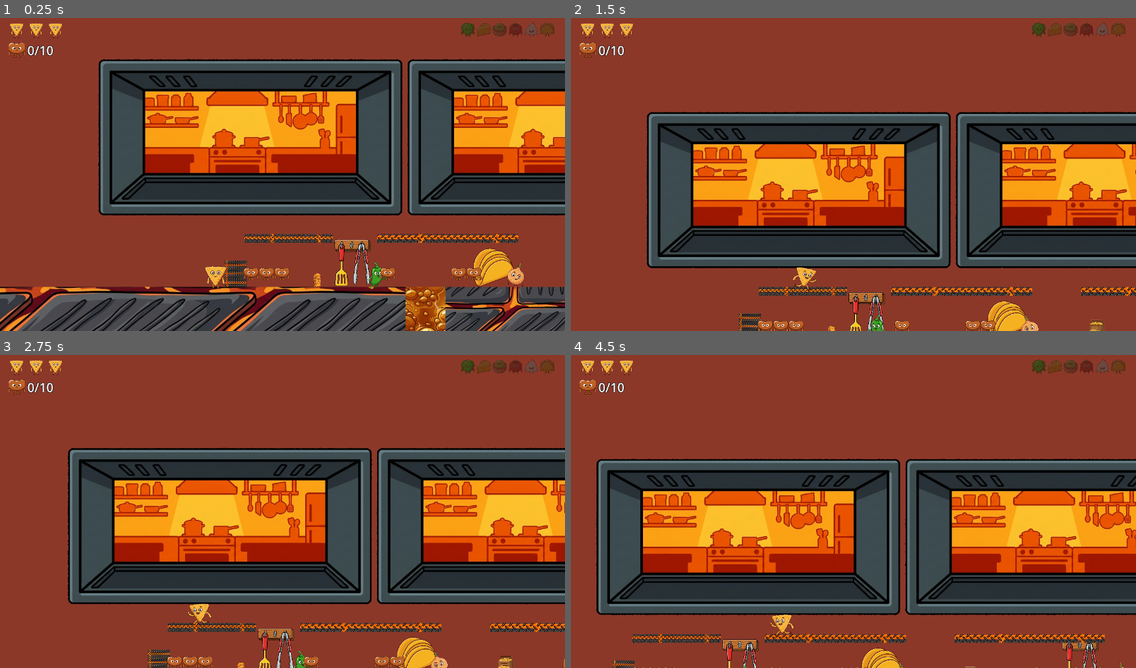
Above: before the commit, frames 1-4 (two rows, left to right).
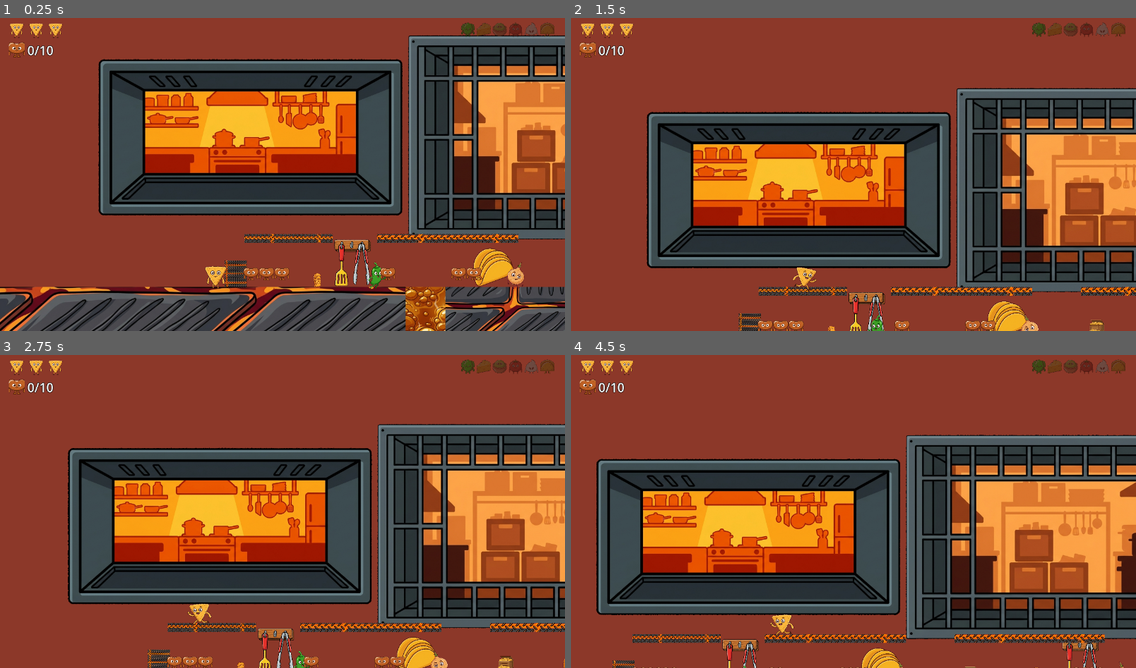
Above: after the commit, the same moments.

Repository: polkfarody/cornchipday
Game: Godot game, scene res://scenes/Level6.tscn
Same seed, same stepped clock (60 frames per second), same inputs: the game is played once before the commit and once after it. This scene is started directly instead of the project's main scene.
Inputs:
- Up to frame 1 (0.25 s): no input
- Up to frame 2 (1.5 s): tap Enter (ui_accept) at 0.5, 0.77 s; hold Right (ui_right) from 0.53 s (still down)
- Up to frame 3 (2.75 s): tap Enter (ui_accept) at 1.52 s; release Right (ui_right) at 2.03 s; hold Left (ui_left) from 2.03 s (still down)
- Up to frame 4 (4.5 s): release Left (ui_left) at 2.78 s; hold Right (ui_right) 2.78-4.28 s; tap Enter (ui_accept) at 3.02, 3.77 s; hold Left (ui_left) from 4.28 s (still down)

The runs differ from the first frame. In frame 1, 15% of the frame differs, in the area x 72-100%, y 5-71%; in frame 2, 18%; in frame 3, 19%; in frame 4, 24%, in the area x 59-100%, y 25-91%.

Commit message:
Vary L6's 4 tiled window views instead of repeating the same kitchen scene (FB Phase 5 task 22)

Diff:
--- a/scenes/Level6.tscn
+++ b/scenes/Level6.tscn
@@ -19,6 +19,8 @@
 [ext_resource type="Texture2D" path="res://Assets/generated/environment/level6/l6_utensil_rack.png" id="16_utensil_rack"]
 [ext_resource type="Texture2D" path="res://Assets/generated/environment/level6/l6_shell_stack.png" id="17_shell_stack"]
 [ext_resource type="Texture2D" path="res://Assets/generated/environment/level6/l6_window_view.png" id="18_window_view"]
+[ext_resource type="Texture2D" path="res://Assets/generated/environment/level6/l6_window_view_b.png" id="18b_window_view"]
+[ext_resource type="Texture2D" path="res://Assets/generated/environment/level6/l6_window_view_c.png" id="18c_window_view"]
 [ext_resource type="Texture2D" path="res://Assets/generated/environment/level6/l6_maze_tier.png" id="19_maze_tier"]
 [ext_resource type="ShaderMaterial" path="res://Assets/materials/hazard_flow.tres" id="20_hazard_mat"]
 
@@ -85,8 +87,8 @@
 
 [node name="Window2" type="Sprite2D" parent="WindowParallax/WindowLayer"]
 position = Vector2(1100, 20)
-scale = Vector2(0.579, 0.579)
-texture = ExtResource("18_window_view")
+scale = Vector2(0.7261, 0.7261)
+texture = ExtResource("18b_window_view")
 
 [node name="Window3" type="Sprite2D" parent="WindowParallax/WindowLayer"]
 position = Vector2(1800, 20)
@@ -95,8 +97,8 @@
 
 [node name="Window4" type="Sprite2D" parent="WindowParallax/WindowLayer"]
 position = Vector2(2500, 20)
-scale = Vector2(0.579, 0.579)
-texture = ExtResource("18_window_view")
+scale = Vector2(0.5700, 0.5700)
+texture = ExtResource("18c_window_view")
 
 [node name="UtensilRack1" type="Sprite2D" parent="."]
 position = Vector2(380, 305)
Binary file added: Assets/generated/environment/level6/l6_window_view_b.png
Not shown, added: Assets/generated/environment/level6/l6_window_view_b.png.import
Binary file added: Assets/generated/environment/level6/l6_window_view_c.png
Not shown, added: Assets/generated/environment/level6/l6_window_view_c.png.import
Not shown, added: scripts/climb_zone.gd.uid
Not shown, changed: tools/generate-sprites.ps1
